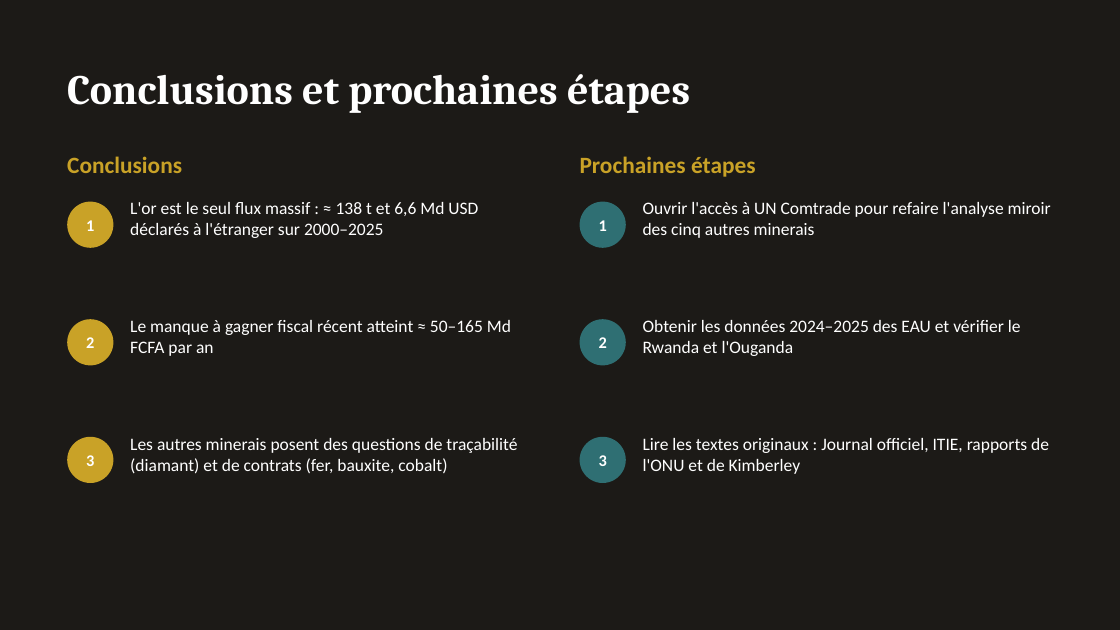
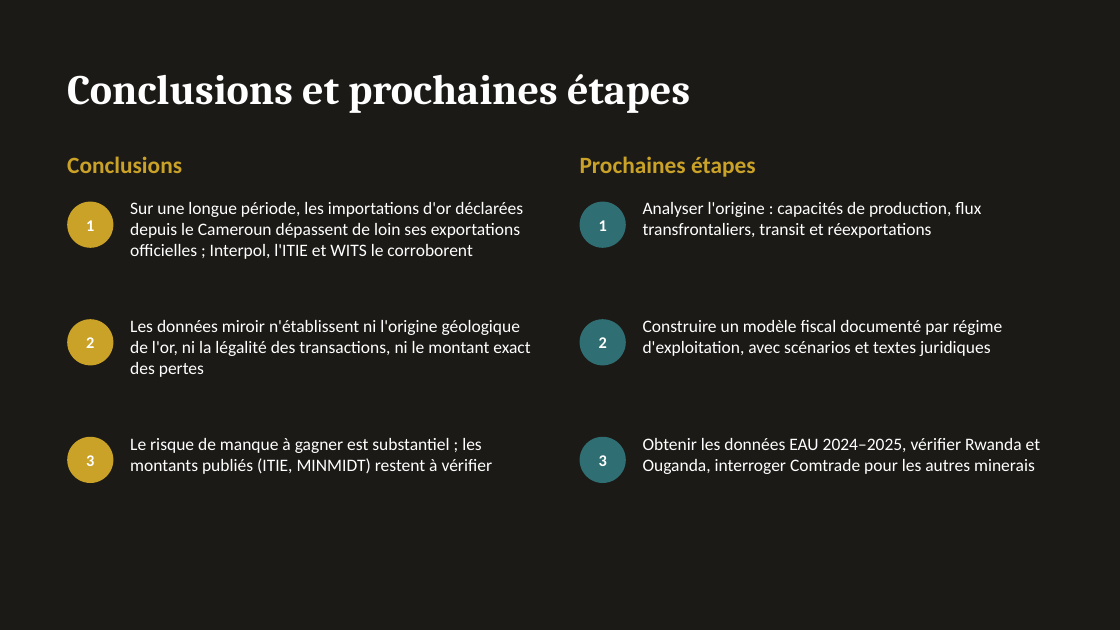
Before and after one commit to boujieka/Boujieka, a slide deck: slide 17 of docs/presentation/Flux_mineraux_Cameroun_2000-2025.pptx (slide 16 before the commit). Drawn at 1120x630 pixels with LibreOffice and Linux fonts; fonts in the diff are those of the drawing. Boxes give left, top, right and bottom in pixels: in the first picture for what was removed or moved away, otherwise in the second. Text is boxed around its words. In the diff, an @@ line names an element or a change of style, - is before the commit and + after.

```diff
--- a/docs/presentation/Flux_mineraux_Cameroun_2000-2025.pptx
+++ b/docs/presentation/Flux_mineraux_Cameroun_2000-2025.pptx
@@ text at bbox=[130, 202, 523, 259]: text changed @@
-L'or est le seul flux massif : ≈ 138 t et 6,6 Md USD déclarés à l'étranger sur 2000–2025
+Sur une longue période, les importations d'or déclarées depuis le Cameroun dépassent de loin ses exportations officielles ; Interpol, l'ITIE et WITS le corroborent
@@ text at bbox=[643, 202, 981, 238]: text changed @@
-Ouvrir l'accès à UN Comtrade pour refaire l'analyse miroir des cinq autres minerais
+Analyser l'origine : capacités de production, flux transfrontaliers, transit et réexportations
@@ text at bbox=[130, 320, 530, 377]: text changed @@
-Le manque à gagner fiscal récent atteint ≈ 50–165 Md FCFA par an
+Les données miroir n'établissent ni l'origine géologique de l'or, ni la légalité des transactions, ni le montant exact des pertes
@@ text at bbox=[643, 320, 1002, 356]: text changed @@
-Obtenir les données 2024–2025 des EAU et vérifier le Rwanda et l'Ouganda
+Construire un modèle fiscal documenté par régime d'exploitation, avec scénarios et textes juridiques
@@ text at bbox=[130, 438, 493, 474]: text changed @@
-Les autres minerais posent des questions de traçabilité (diamant) et de contrats (fer, bauxite, cobalt)
+Le risque de manque à gagner est substantiel ; les montants publiés (ITIE, MINMIDT) restent à vérifier
@@ text at bbox=[643, 438, 1040, 474]: text changed @@
-Lire les textes originaux : Journal officiel, ITIE, rapports de l'ONU et de Kimberley
+Obtenir les données EAU 2024–2025, vérifier Rwanda et Ouganda, interroger Comtrade pour les autres minerais
```
Also in this commit, not shown: 12 other slides changed, 4 slides added, 2 other files.
